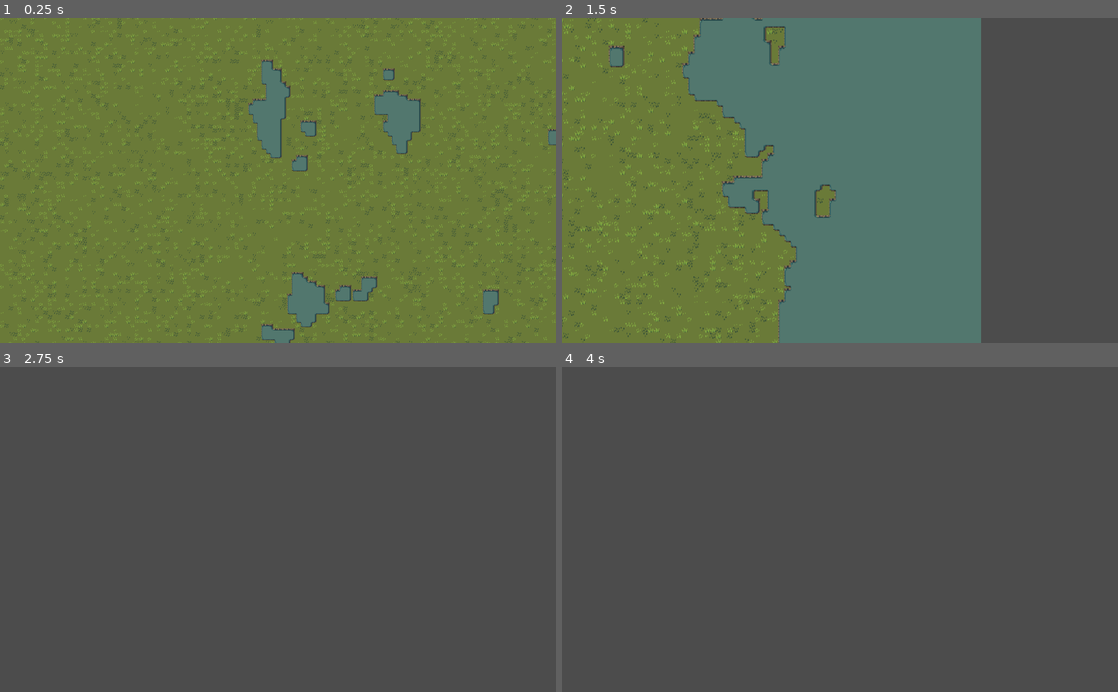
Above: before the commit, frames 1-4 (two rows, left to right).
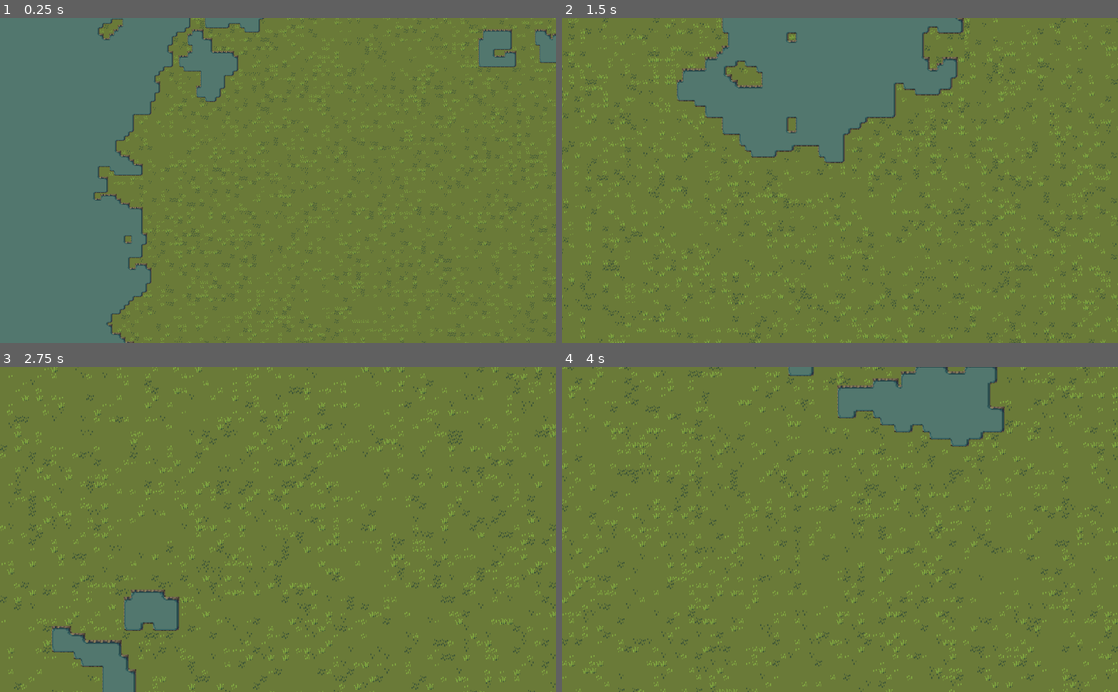
Above: after the commit, the same moments.

Repository: Icbitic/EndlessWarfare
Game: Godot game, scene res://Main.tscn
Same seed, same stepped clock (60 frames per second), same inputs: the game is played once before the commit and once after it. The engine's default icon, where the game draws it, is replaced by a stand-in: a white triangle on a blue panel in a dark square.
Inputs (mouse positions are in pixels of both pictures, inside the frame that each line leads up to):
- Up to frame 1 (0.25 s): no input
- Up to frame 2 (1.5 s): tap Enter at 0.5 s; move the mouse to (962, 164) at 0.52 s; hold Right (ui_right) 0.53-1.28 s; tap Mouse wheel up (zoom_in) at 0.6 s; move the mouse to (728, 196) at 1.27 s; hold Down (ui_down) from 1.28 s (still down); tap Mouse wheel down (zoom_out) at 1.35 s
- Up to frame 3 (2.75 s): move the mouse to (333, 458) at 2.02 s; release Down (ui_down) at 2.03 s; hold Right (ui_right) from 2.03 s (still down); tap Mouse wheel up (zoom_in) at 2.1 s
- Up to frame 4 (4 s): move the mouse to (812, 594) at 2.77 s; release Right (ui_right) at 2.78 s; hold Up (ui_up) 2.78-3.53 s; tap Mouse wheel down (zoom_out) at 2.85 s; move the mouse to (1006, 578) at 3.52 s; hold Left (ui_left) from 3.53 s (still down); tap Mouse wheel up (zoom_in) at 3.6 s

The runs differ from the first frame. In frame 1, 38% of the frame differs, in the area x 0-100%, y 0-100%; in frame 2, 58%; in frame 3, 98%; in frame 4, 98%.

Commit message:
Edit the map size and enable randomization.

Diff:
--- a/game_world/Map.gd
+++ b/game_world/Map.gd
@@ -8,7 +8,7 @@
 
 const CHUNK_SIZE = 16
 # This MAP_SIZE refers to cells
-const MAP_SIZE = 256
+const MAP_SIZE = 512
 const MAP_MIDPOINT = Vector2(0.5, 0.5) * MAP_SIZE
 const CHUNK_MIDPOINT = Vector2(0.5, 0.5) * CHUNK_SIZE
 const CHUNK_END_SIZE = CHUNK_SIZE - 1
@@ -94,8 +94,8 @@
 
 func _generate():
 	# The random_seed is required to keep sync of all the chunks' random seed
-	#randomize()
-	var random_seed = 1#randi()
+	randomize()
+	var random_seed = randi()
 
 	LogRecorder.record("Starting generating the world.")
 	var initial_time = OS.get_ticks_msec()
--- a/game_world/terrain_generator/terrain_generator.gd
+++ b/game_world/terrain_generator/terrain_generator.gd
@@ -10,7 +10,7 @@
 const CHUNK_SIZE = 16
 const CHUNK_MIDPOINT = Vector2(0.5, 0.5) * CHUNK_SIZE
 # This MAP_SIZE refers to cells
-const MAP_SIZE = 256
+const MAP_SIZE = 512
 const MAP_MIDPOINT = Vector2(0.5, 0.5) * MAP_SIZE
 
 const LAND_THRESHOLD = -0.35
